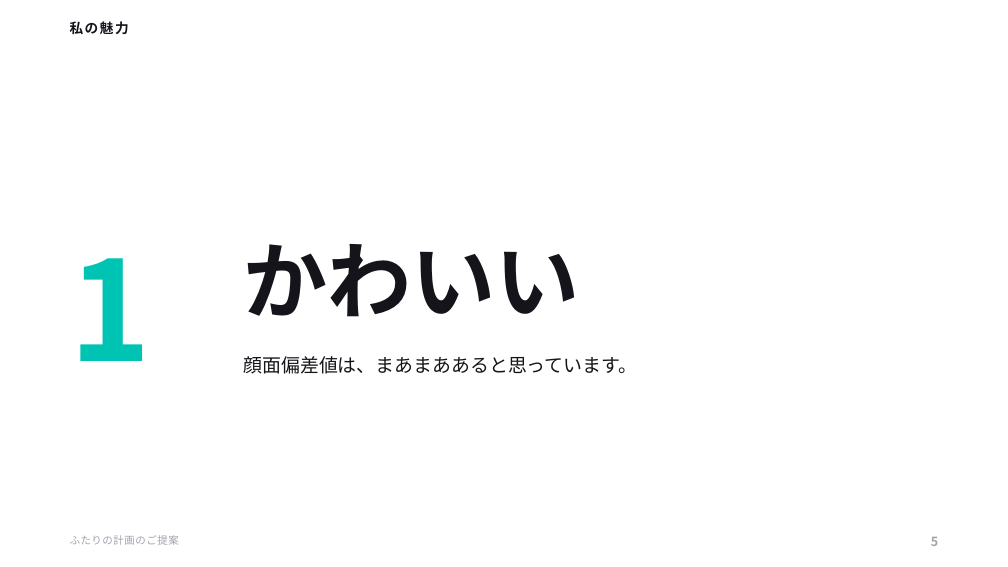
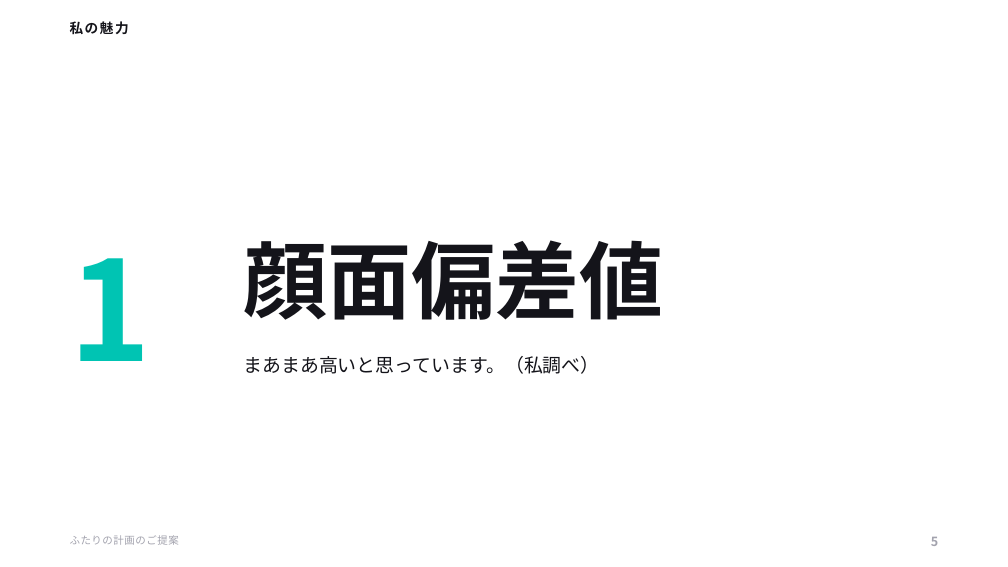
Before and after one commit to ayaka1933-glitch/portfolio, a slide deck: slide 5 of proposal/ふたりの計画のご提案.pptx. Drawn at 1008x567 pixels with LibreOffice and Linux fonts; fonts in the diff are those of the drawing. Boxes give left, top, right and bottom in pixels: in the first picture for what was removed or moved away, otherwise in the second. Text is boxed around its words. In the diff, an @@ line names an element or a change of style, - is before the commit and + after.

```diff
--- a/proposal/ふたりの計画のご提案.pptx
+++ b/proposal/ふたりの計画のご提案.pptx
@@ text at <box>243,240,663,320</box>: text changed @@
-かわいい
+顔面偏差値
@@ text at <box>243,356,599,374</box>: text changed @@
-顔面偏差値は、まあまああると思っています。
+まあまあ高いと思っています。（私調べ）
```
Also in this commit, not shown: 9 other slides changed, 4 slides added, 4 other files.
